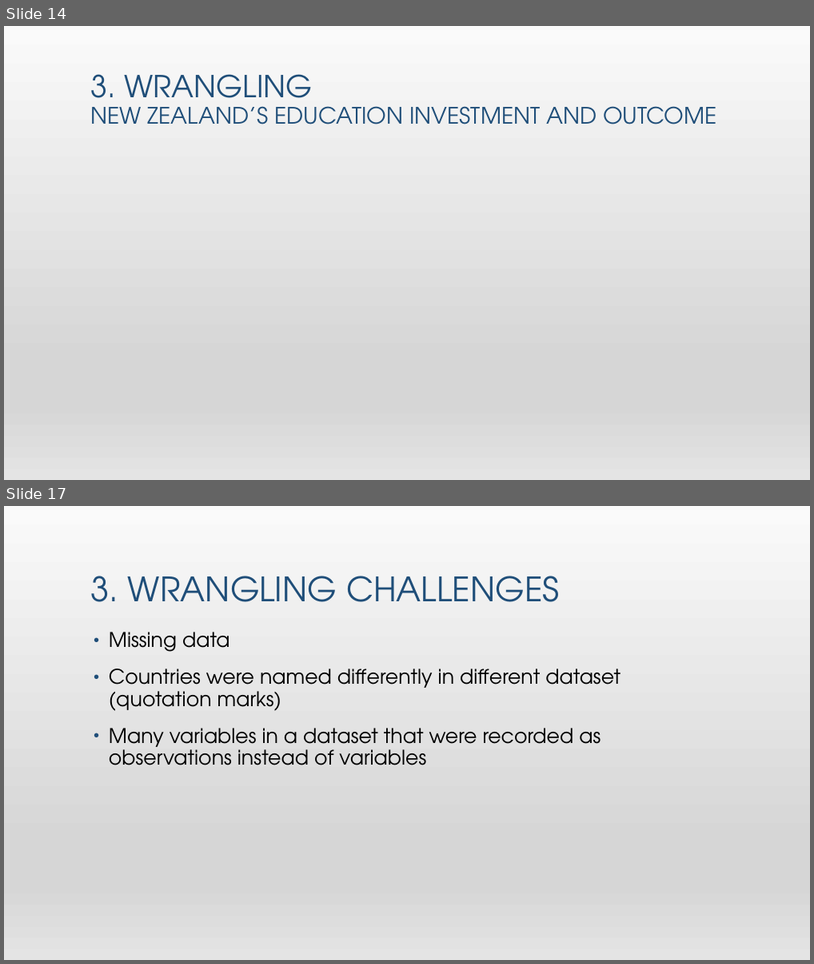
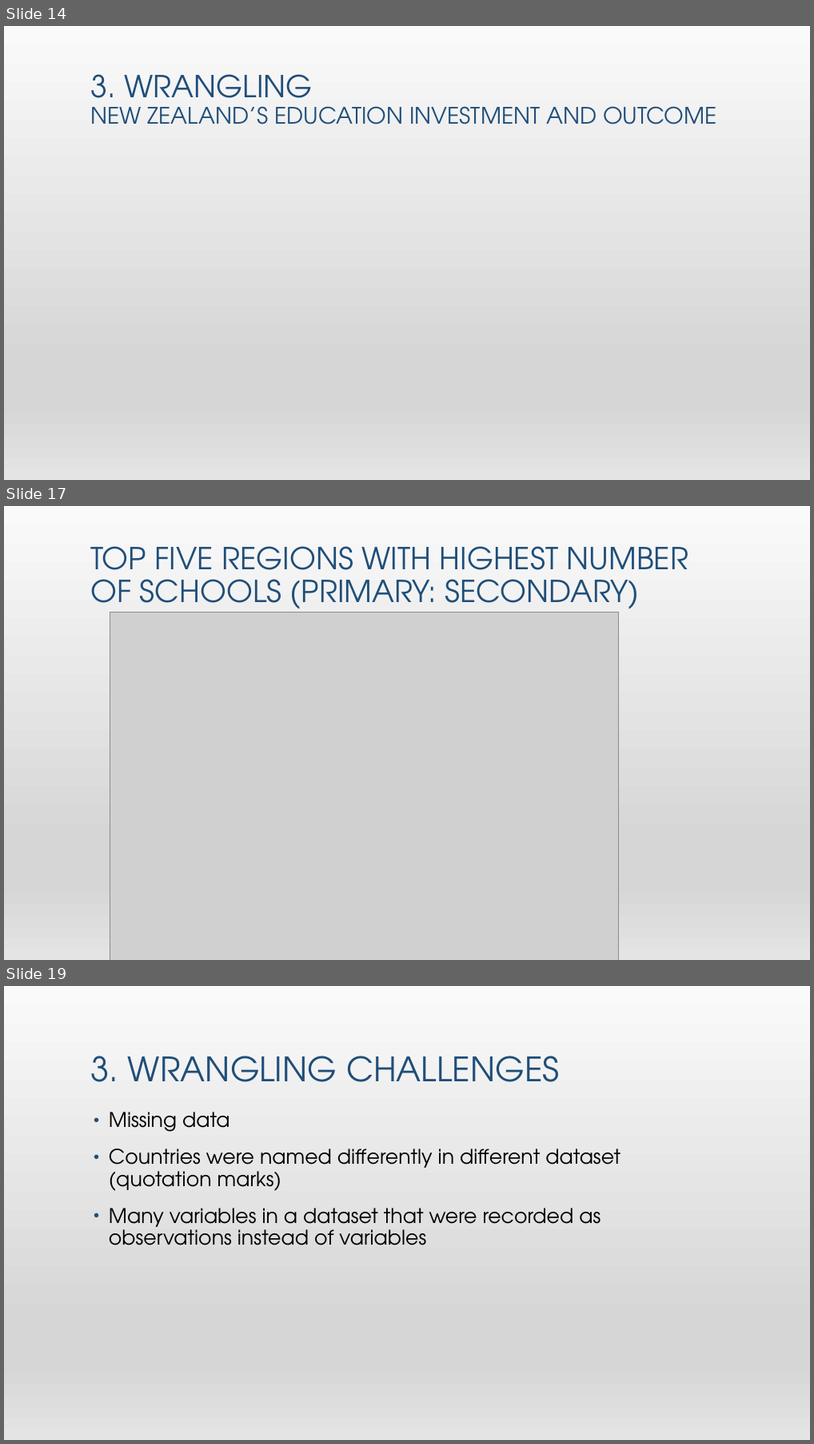
Before and after one commit to kimvan13/datawrangling, a slide deck: Wranglingpresentation.pptx. Shown one above the other, each under a label of ours: slides 14 and 17 before the commit, slides 14, 17 and 19 after it; the slides between them are not shown. The pictures are 814x964 and 814x1444 pixels, drawn with LibreOffice and Linux fonts; fonts in the diff are those of the drawing; grey boxes stand for pictures. Boxes give left, top, right and bottom in pixels: in the first picture for what was removed or moved away, otherwise in the second. Text is boxed around its words. In the diff, an @@ line names an element or a change of style, - is before the commit and + after.

```diff
--- a/Wranglingpresentation.pptx
+++ b/Wranglingpresentation.pptx
@@ slide 17 added at <box>4,506,810,960</box>, background gradient #F2F2F2 to #E7E6E6 to #FFFFFF to #D0CECE; not listed: 1 template element that a slide beside it also shows @@
@@ title added at <box>90,546,689,616</box>, 36 pt, text #1F4E79 @@
+TOP FIVE REGIONS WITH HIGHEST NUMBER OF SCHOOLS (PRIMARY: SECONDARY)
@@ picture added at <box>110,612,619,960</box> @@
@@ what was slide 17 is now slide 19 @@
```
Also in this commit, not shown: 3 slides changed, 1 other slide added.
